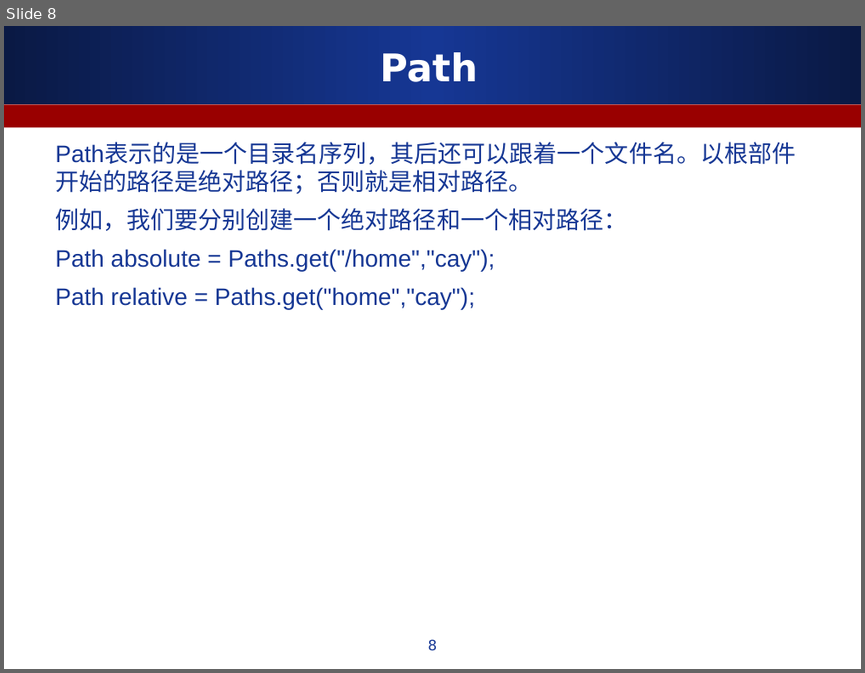
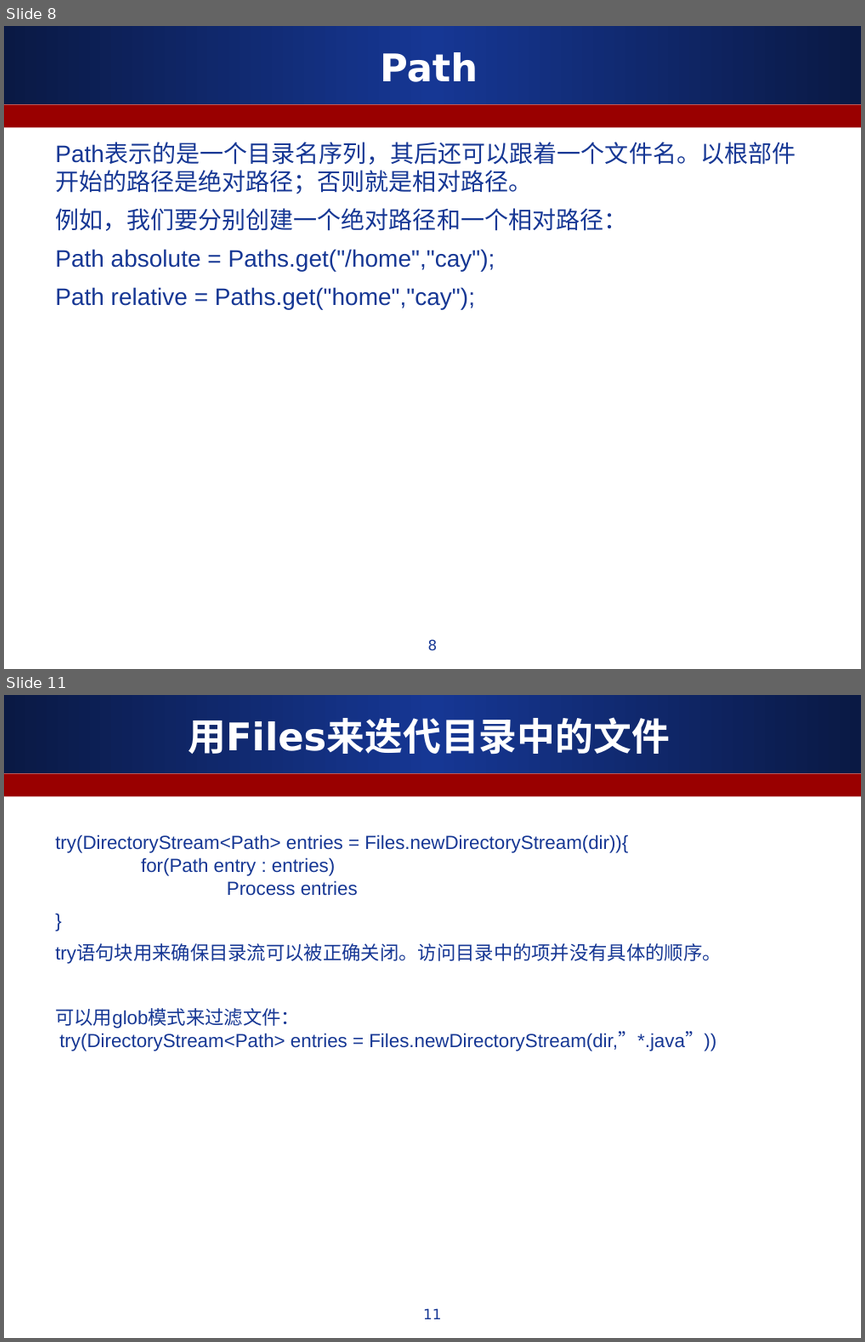
Before and after one commit to ALiberInc/Training, a slide deck: Java/第七章_流与文件.ppt. Shown one above the other, each under a label of ours: slide 8 before the commit, slides 8 and 11 after it; the slides between them are not shown. The pictures are 865x673 and 865x1342 pixels, drawn with LibreOffice and Linux fonts; fonts in the diff are those of the drawing. Boxes give left, top, right and bottom in pixels: in the first picture for what was removed or moved away, otherwise in the second. Text is boxed around its words. In the diff, an @@ line names an element or a change of style, - is before the commit and + after.

```diff
--- a/Java/第七章_流与文件.ppt
+++ b/Java/第七章_流与文件.ppt
@@ slide 11 added at box(4, 695, 861, 1338), background #FFFFFF; not listed: 2 template elements that a slide beside it also shows @@
@@ title added at box(188, 717, 670, 754), 32 pt, text #FFFFFF, bold @@
+用Files来迭代目录中的文件
@@ text added at box(55, 834, 721, 1051), 16 pt, text #163794 @@
+try(DirectoryStream<Path> entries = Files.newDirectoryStream(dir)){
+for(Path entry : entries)
+Process entries
+}
+try语句块用来确保目录流可以被正确关闭。访问目录中的项并没有具体的顺序。
+可以用glob模式来过滤文件：
+try(DirectoryStream<Path> entries = Files.newDirectoryStream(dir,”*.java”))
@@ page number added at box(423, 1308, 441, 1319), 12 pt, text #163794 @@
+11
```
Also in this commit, not shown: 4 slides changed, 1 other slide added.
